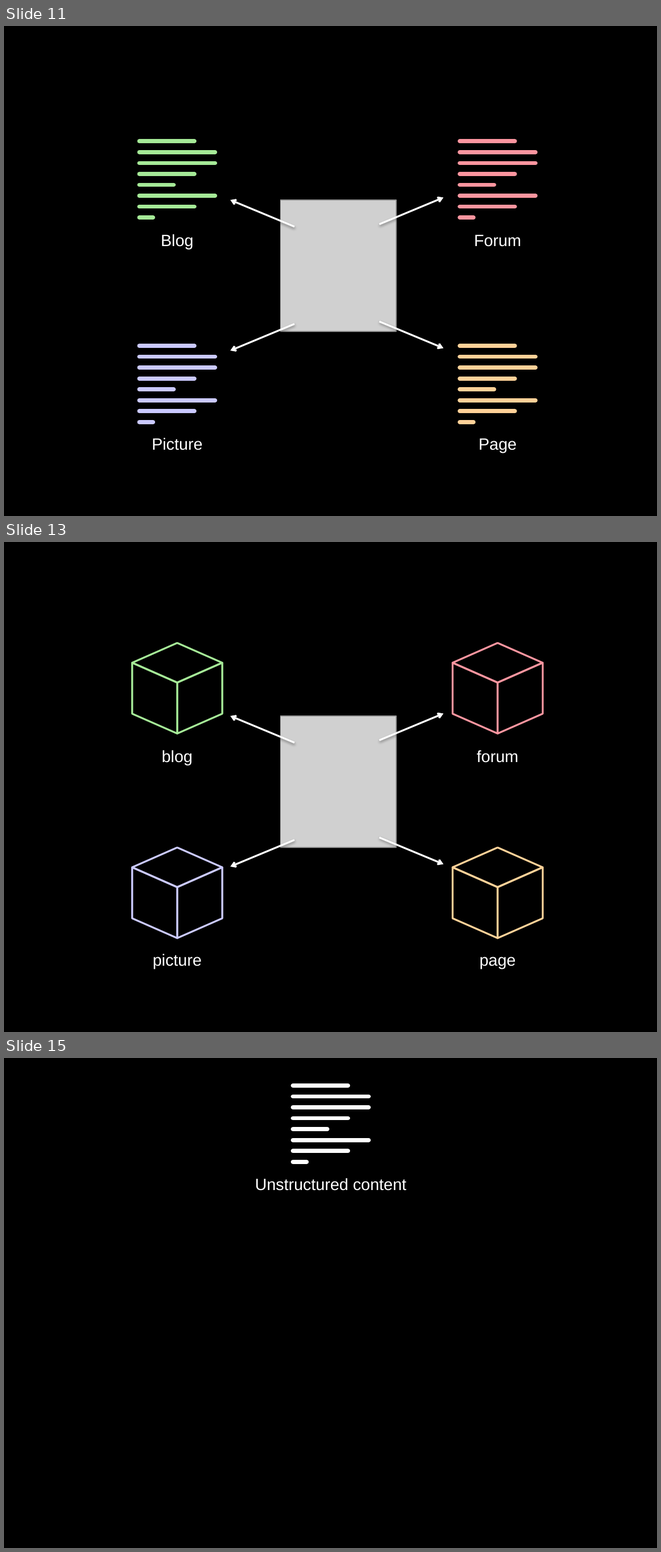
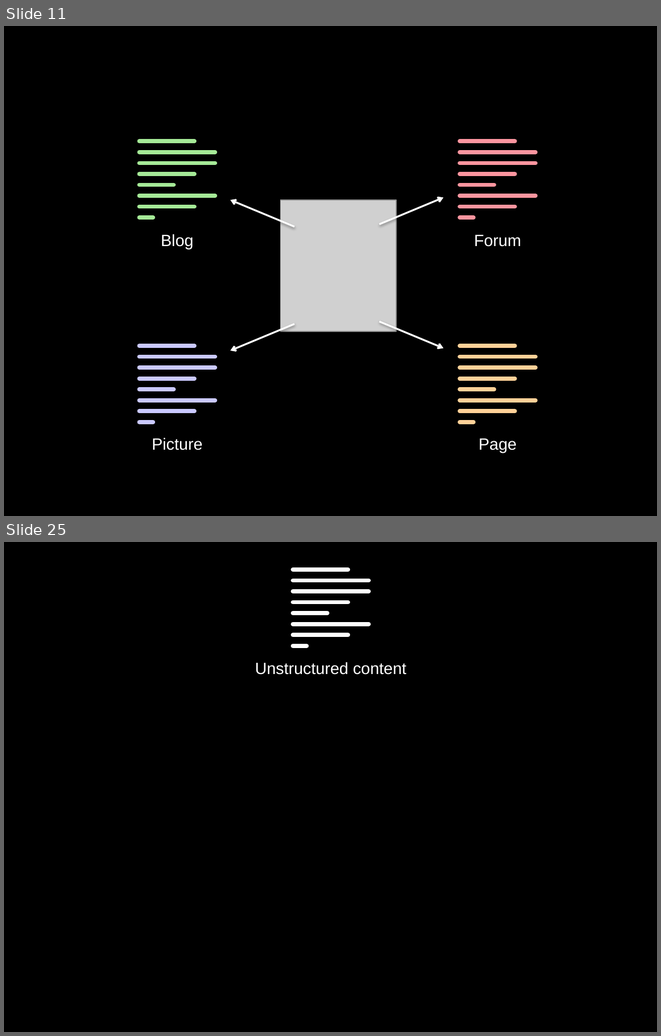
Before and after one commit to socketwench/introToContentTypes, a slide deck: src/introToContentTypes.pptx. Shown one above the other, each under a label of ours: slides 11, 13 and 15 before the commit, slides 11 and 25 after it; the slides between them are not shown. The pictures are 661x1552 and 661x1036 pixels, drawn with LibreOffice and Linux fonts; fonts in the diff are those of the drawing; grey boxes stand for pictures. Boxes give left, top, right and bottom in pixels: in the first picture for what was removed or moved away, otherwise in the second. Text is boxed around its words. In the diff, an @@ line names an element or a change of style, - is before the commit and + after.

```diff
--- a/src/introToContentTypes.pptx
+++ b/src/introToContentTypes.pptx
@@ slide 13 removed at [4, 542, 657, 1032], background #000000 @@
@@ diamond removed at [132, 643, 222, 682] @@
@@ diamond removed at [452, 643, 542, 682] @@
@@ parallelogram removed at [132, 662, 177, 733] @@
@@ parallelogram removed at [177, 662, 222, 733] @@
@@ parallelogram removed at [452, 662, 497, 733] @@
@@ parallelogram removed at [497, 662, 542, 733] @@
@@ arrow removed from (294, 742) to (231, 716) @@
@@ picture removed at [280, 716, 396, 847] @@
@@ arrow removed from (379, 740) to (443, 714) @@
@@ text removed at [162, 750, 193, 765] @@
-blog
@@ text removed at [477, 750, 519, 762] @@
-forum
@@ arrow removed from (294, 840) to (231, 866) @@
@@ arrow removed from (379, 837) to (443, 864) @@
@@ diamond removed at [132, 848, 222, 888] @@
@@ diamond removed at [452, 848, 542, 888] @@
@@ parallelogram removed at [132, 867, 177, 938] @@
@@ parallelogram removed at [177, 867, 222, 938] @@
@@ parallelogram removed at [452, 867, 497, 938] @@
@@ parallelogram removed at [497, 867, 542, 938] @@
@@ text removed at [153, 953, 202, 969] @@
-picture
@@ text removed at [479, 956, 515, 969] @@
-page
@@ what was slide 15 is now slide 25 @@
```
Also in this commit, not shown: 10 slides added, 2 other slides removed, 11 other files.
